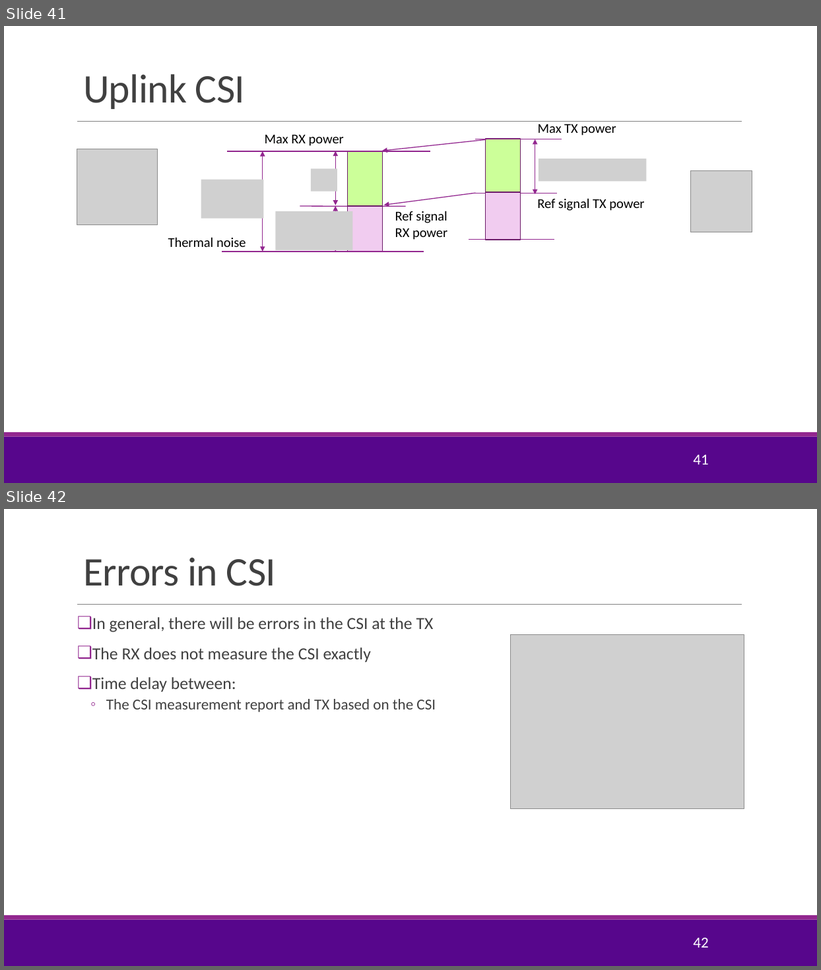
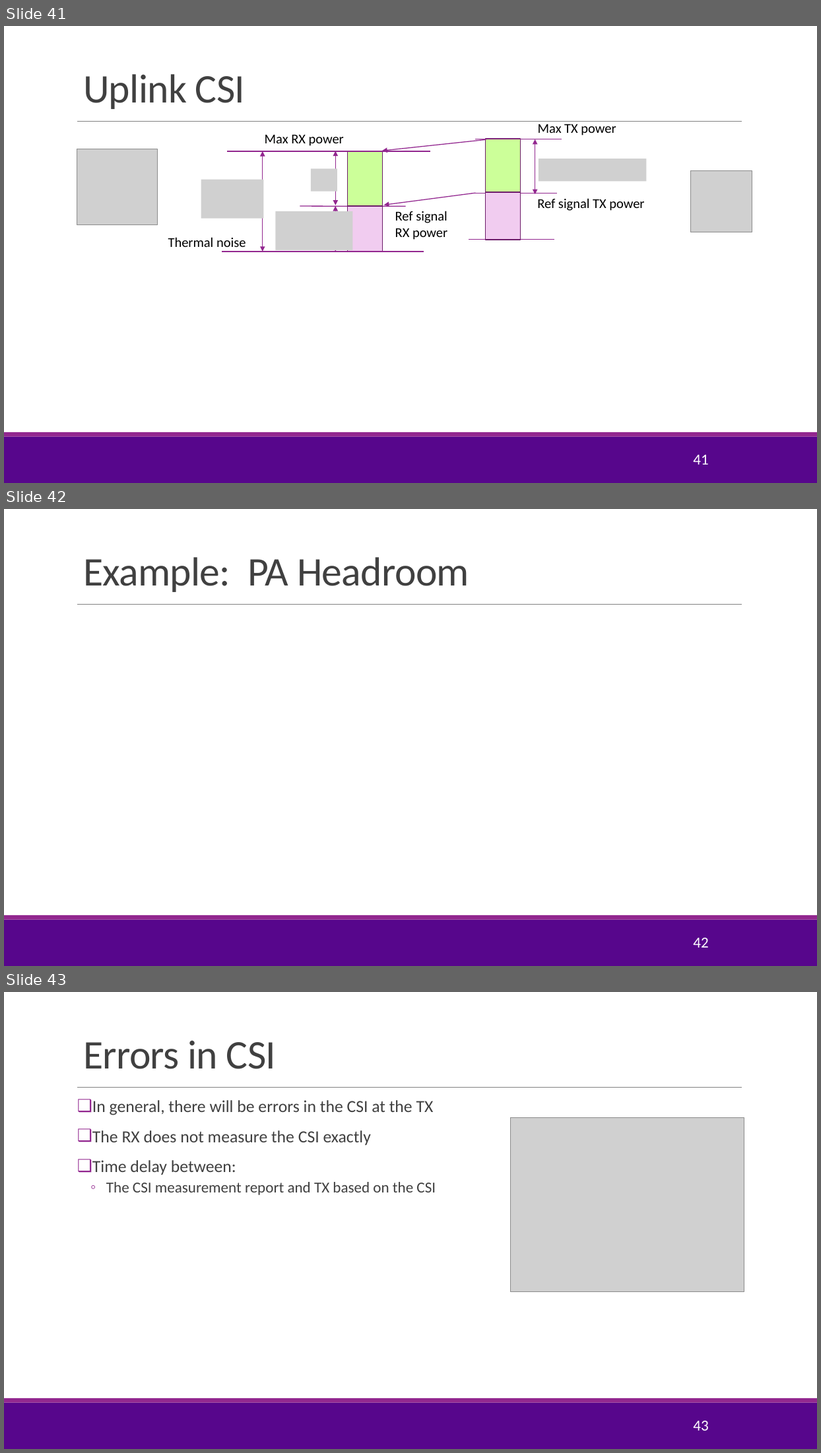
Before and after one commit to sdrangan/wirelesscomm, a slide deck: lectures/Unit05_AMC.pptx. Shown one above the other, each under a label of ours: slides 41 and 42 before the commit, slides 41, 42 and 43 after it. The pictures are 821x970 and 821x1453 pixels, drawn with LibreOffice and Linux fonts; fonts in the diff are those of the drawing; grey boxes stand for pictures; background and template pictures are left out. Boxes give left, top, right and bottom in pixels: in the first picture for what was removed or moved away, otherwise in the second. Text is boxed around its words. In the diff, an @@ line names an element or a change of style, - is before the commit and + after.

```diff
--- a/lectures/Unit05_AMC.pptx
+++ b/lectures/Unit05_AMC.pptx
@@ slide 42 added at bbox=[4, 509, 817, 966], background #FFFFFF; not listed: 3 template elements that a slide beside it also shows @@
@@ title added at bbox=[83, 557, 469, 592], 48 pt, text #404040 @@
+Example: PA Headroom
@@ page number added at bbox=[693, 938, 708, 948], 18 pt, text #FFFFFF @@
+42
@@ what was slide 42 is now slide 43 @@
@@ page number at bbox=[693, 1421, 708, 1431]: text changed @@
-42
+43
```
Also in this commit, not shown: 2 slides changed, 9 other slides added, 3 slides removed, 4 other files.
